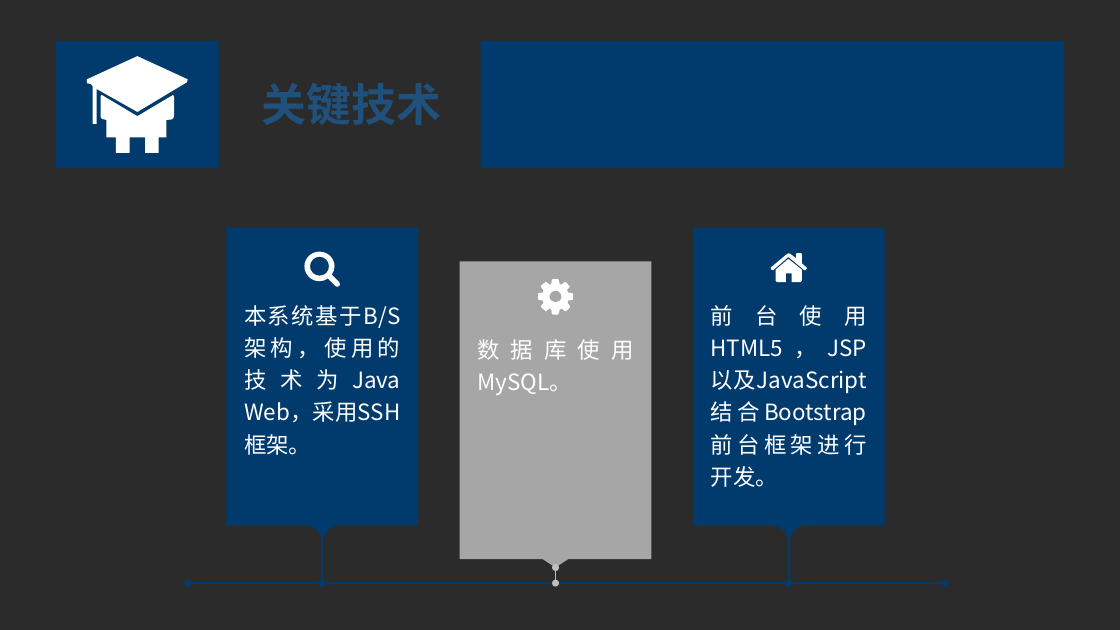
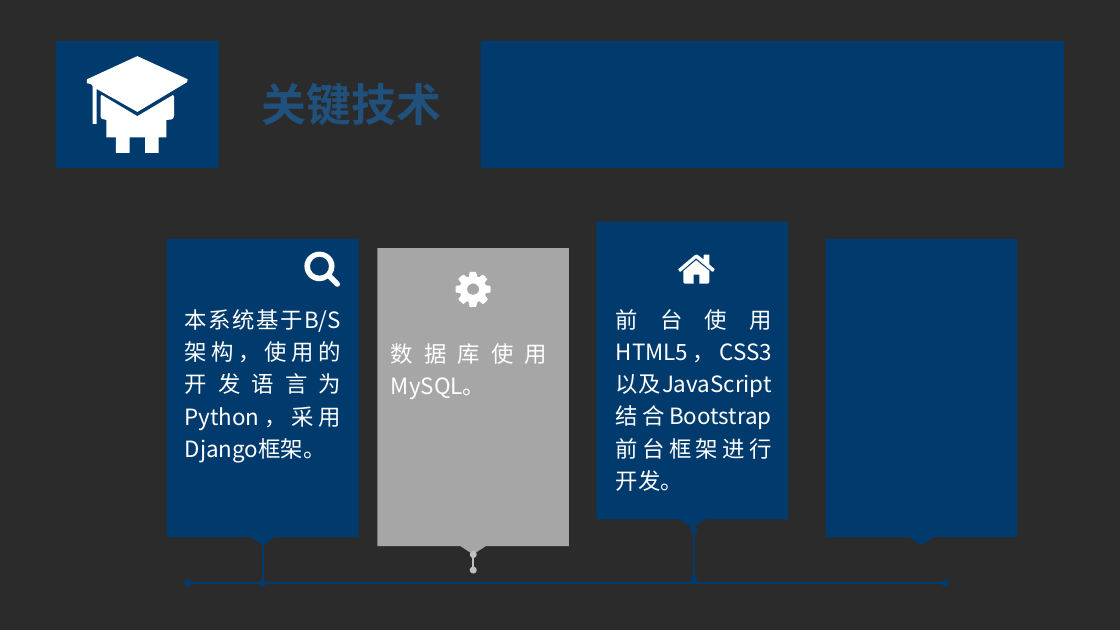
Before and after one commit to huangshengjie/-, a slide deck: slide 7 of 论文/答辩PPT.pptx. Drawn at 1120x630 pixels with LibreOffice and Linux fonts; fonts in the diff are those of the drawing; background and template pictures are left out; a plain dark background stands for a picture behind light text. Boxes give left, top, right and bottom in pixels: in the first picture for what was removed or moved away, otherwise in the second. Text is boxed around its words. In the diff, an @@ line names an element or a change of style, - is before the commit and + after.

```diff
--- a/论文/答辩PPT.pptx
+++ b/论文/答辩PPT.pptx
@@ down arrow callout: place and size @@
-down arrow callout at (227,228,418,534)
+down arrow callout at (167,239,359,546)
@@ down arrow callout: place and size @@
-down arrow callout at (693,228,885,534)
+down arrow callout at (597,222,788,528)
@@ down arrow callout added at (826,239,1017,546), fill #013B6D @@
@@ down arrow callout: place and size @@
-down arrow callout at (460,261,651,568)
+down arrow callout at (377,249,569,555)
@@ freeform shape: place and size @@
-freeform shape at (770,253,807,282)
+freeform shape at (679,255,715,284)
@@ freeform shape: place and size @@
-freeform shape at (539,279,574,314)
+freeform shape at (455,272,491,308)
@@ text at (185,309,341,462): text changed @@
-本系统基于B/S架构，使用的技术为Java Web，采用SSH框架。
+本系统基于B/S架构，使用的开发语言为Python，采用Django框架。
@@ text at (616,309,771,491): text changed @@
-前台使用HTML5，JSP以及JavaScript结合Bootstrap前台框架进行开发。
+前台使用HTML5，CSS3以及JavaScript结合Bootstrap前台框架进行开发。
@@ text "数据库使用MySQL。": place and size @@
-text "数据库使用MySQL。" at (477,339,633,395)
+text "数据库使用MySQL。" at (391,343,547,399)
@@ double arrow moved from (323, 534) - (323, 583) to (263, 534) - (263, 583) @@
@@ double arrow moved from (789, 534) - (789, 583) to (694, 530) - (694, 579) @@
@@ double arrow moved from (555, 568) - (555, 583) to (473, 555) - (473, 571) @@
```
Also in this commit, not shown: 2 other slides changed.
